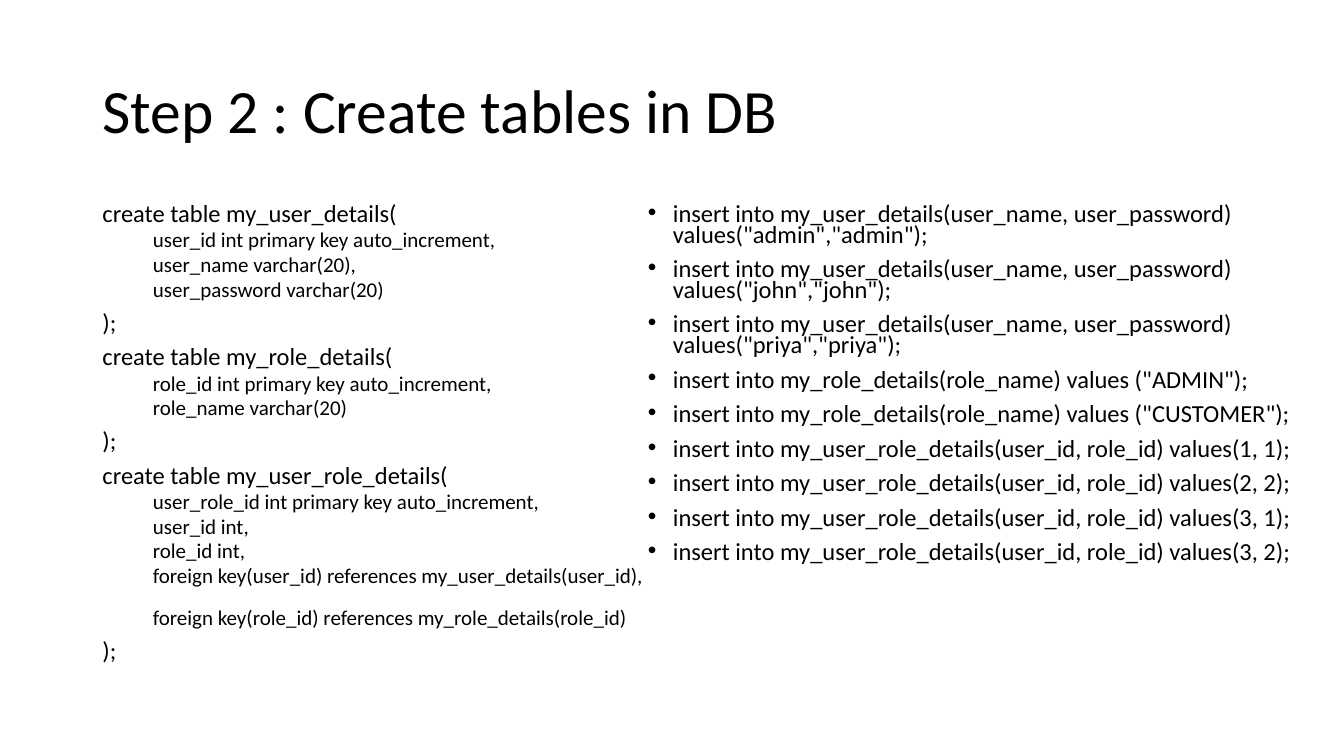
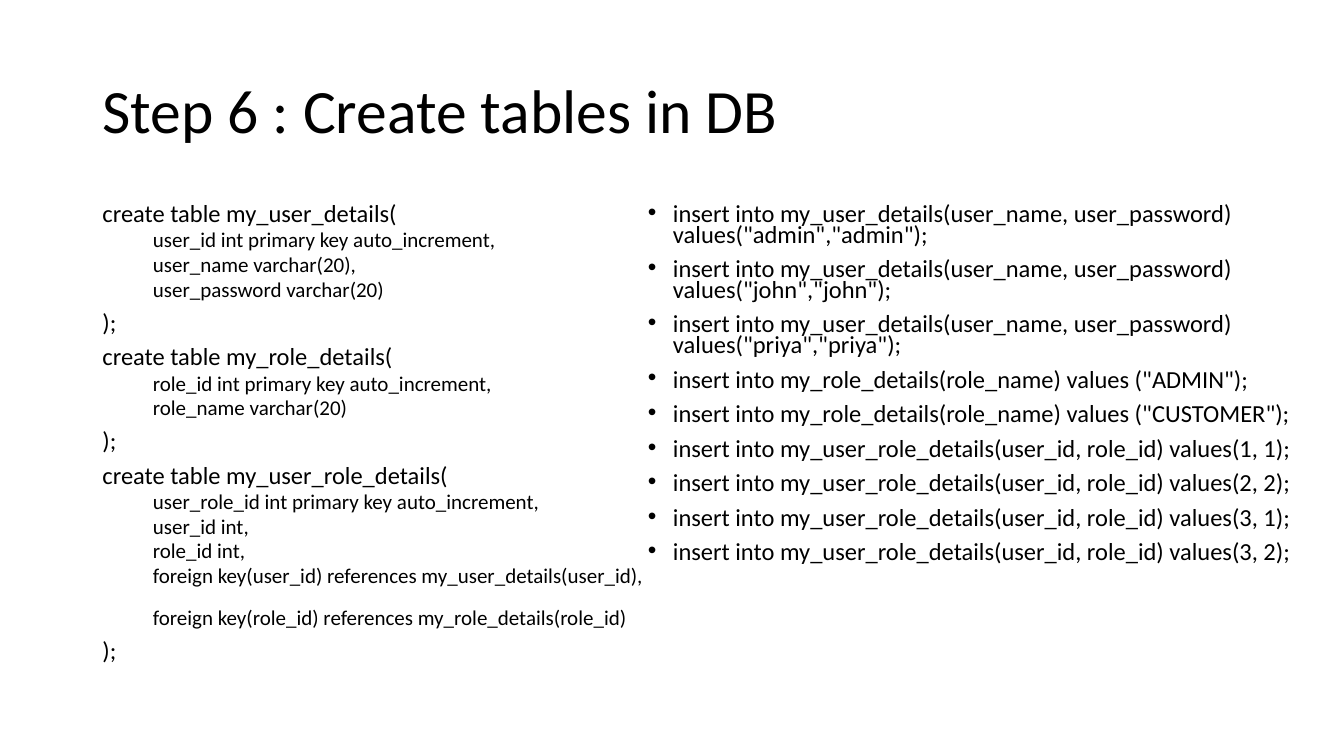
Before and after one commit to august-2026-training/PPTs, a slide deck: slide 8 of 3. Spring_Security_7_Securing_Rest_Endpoints.pptx (slide 3 before the commit). Drawn at 1344x756 pixels with LibreOffice and Linux fonts; fonts in the diff are those of the drawing. Boxes give left, top, right and bottom in pixels: in the first picture for what was removed or moved away, otherwise in the second. Text is boxed around its words. In the diff, an @@ line names an element or a change of style, - is before the commit and + after.

```diff
--- a/3. Spring_Security_7_Securing_Rest_Endpoints.pptx
+++ b/3. Spring_Security_7_Securing_Rest_Endpoints.pptx
@@ title at [102,90,776,143]: text changed @@
-Step 2 : Create tables in DB
+Step 6 : Create tables in DB
```
Also in this commit, not shown: 8 other slides changed, 5 slides added.
